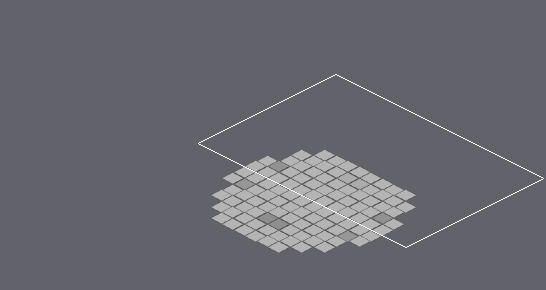
Tiled map -- feng-zhi/assets/maps/training_ground/maps/training_ground_day.tmx. Above, an overview of the earlier version with the close-up marked.
Close-up. Before the commit:
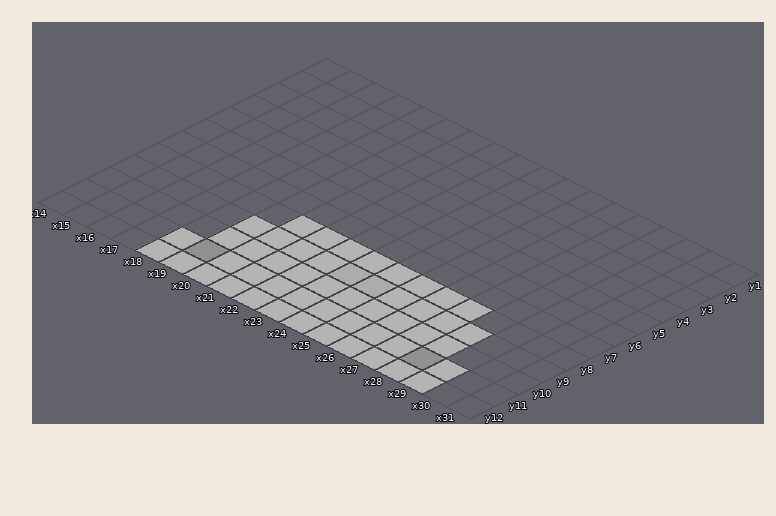
Cells are 64x32 px. Isometric: x runs down to the right, y down to the left. Shown: x 14..31, y 1..12. The commit also changed other parts of the map, which this record leaves out. The old version is drawn lined up with the new one.
Once edited:
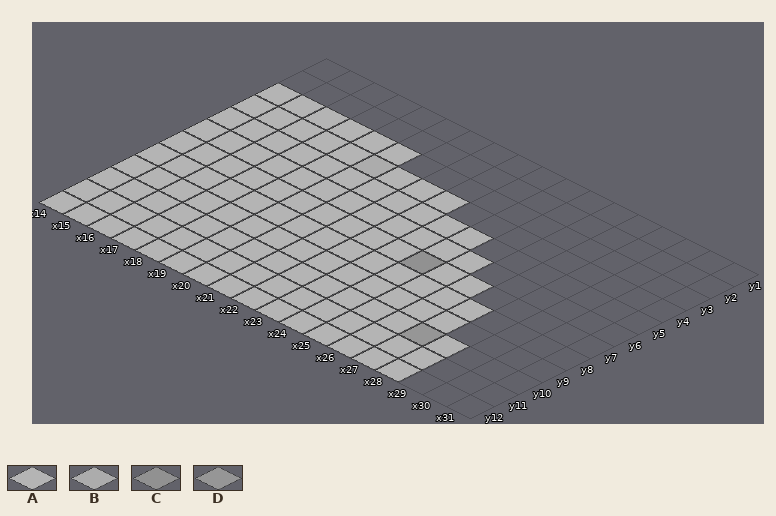
Key: from "training_ground_ground_tiles": A 0, B 5, C 6, D 9.
_ is an empty cell.
The exact change:
map size 16x16 -> 32x28 cells (old content now starts at 16,6; both pictures use the new coordinates)
Layer "Ground":
y 3: x 14..19 ______ -> AAAAAA
y 4: x 14..22 _________ -> AAAAAAAAA
y 5: x 14..24 ___________ -> AAAAAAAAAAA
y 6: x 14..25 ____________ -> AAAAAAAAAAAA
y 7: x 14..26 _____________ -> AAAAAAAAAAAAA
y 8: x 14..19 ______ -> AAAAAA
y 9: x 14..18 _____ -> AAAAA; x 28 A -> _
y 10: x 14..18 _____ -> AAAAA
y 11..12: x 14..17 ____ -> AAAA; x 29 A -> _
Layer "Terrain":
y 4: x 19 _ -> B
y 7: x 24 _ -> C
y 10: x 27 _ -> D
y 11: x 19 C -> _; x 28 C -> _
Pixel boxes of the changes (left, top, right, bottom) in both close-ups:
changed: (39, 83, 494, 298)
changed: (399, 323, 494, 394)
